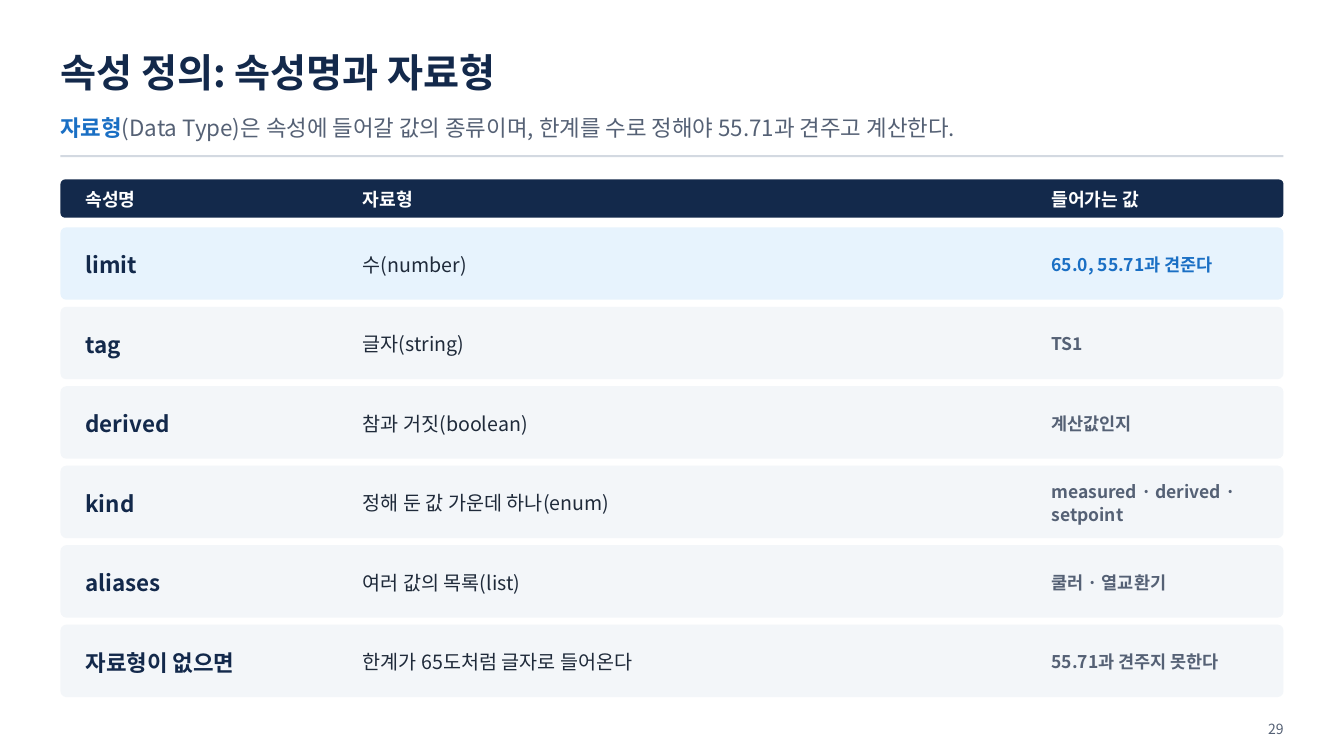
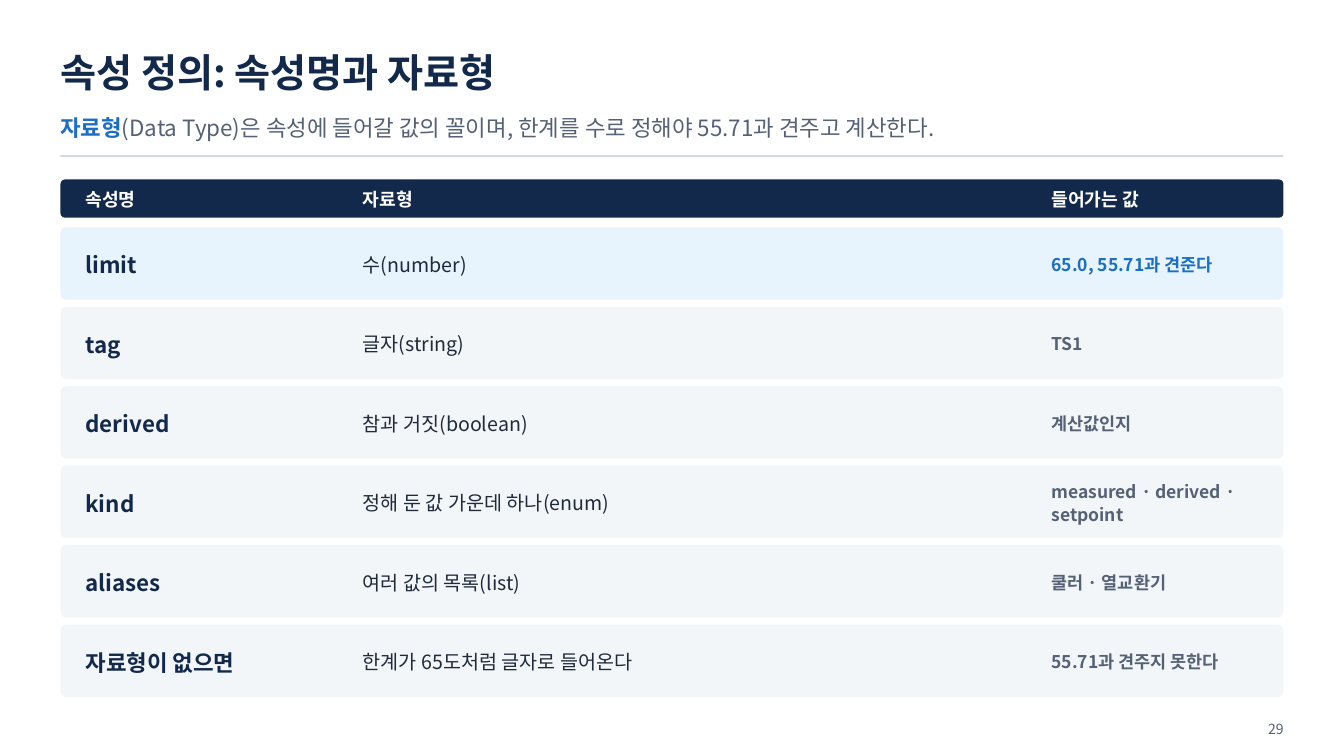
Before and after one commit to uengine-oss/hyd-iot-edu, a slide deck: slide 29 of workspace/강의제작/산출물/통합반/이론/02회차/통합반_02일차.pptx. Drawn at 1344x756 pixels with LibreOffice and Linux fonts; fonts in the diff are those of the drawing. Boxes give left, top, right and bottom in pixels: in the first picture for what was removed or moved away, otherwise in the second. Text is boxed around its words. In the diff, an @@ line names an element or a change of style, - is before the commit and + after.

```diff
--- a/workspace/강의제작/산출물/통합반/이론/02회차/통합반_02일차.pptx
+++ b/workspace/강의제작/산출물/통합반/이론/02회차/통합반_02일차.pptx
@@ text at <box>60,117,935,141</box>: text changed @@
-자료형(Data Type)은 속성에 들어갈 값의 종류이며, 한계를 수로 정해야 55.71과 견주고 계산한다.
+자료형(Data Type)은 속성에 들어갈 값의 꼴이며, 한계를 수로 정해야 55.71과 견주고 계산한다.
```
Also in this commit, not shown: 26 other slides changed, 23 other files.
